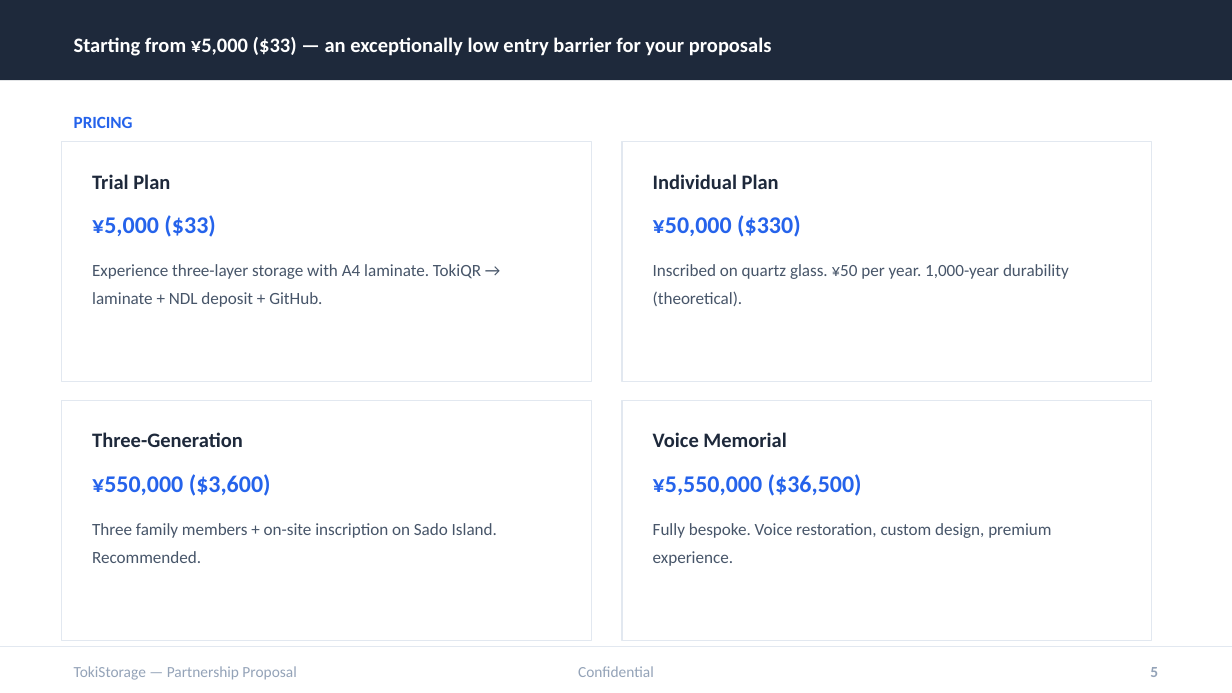
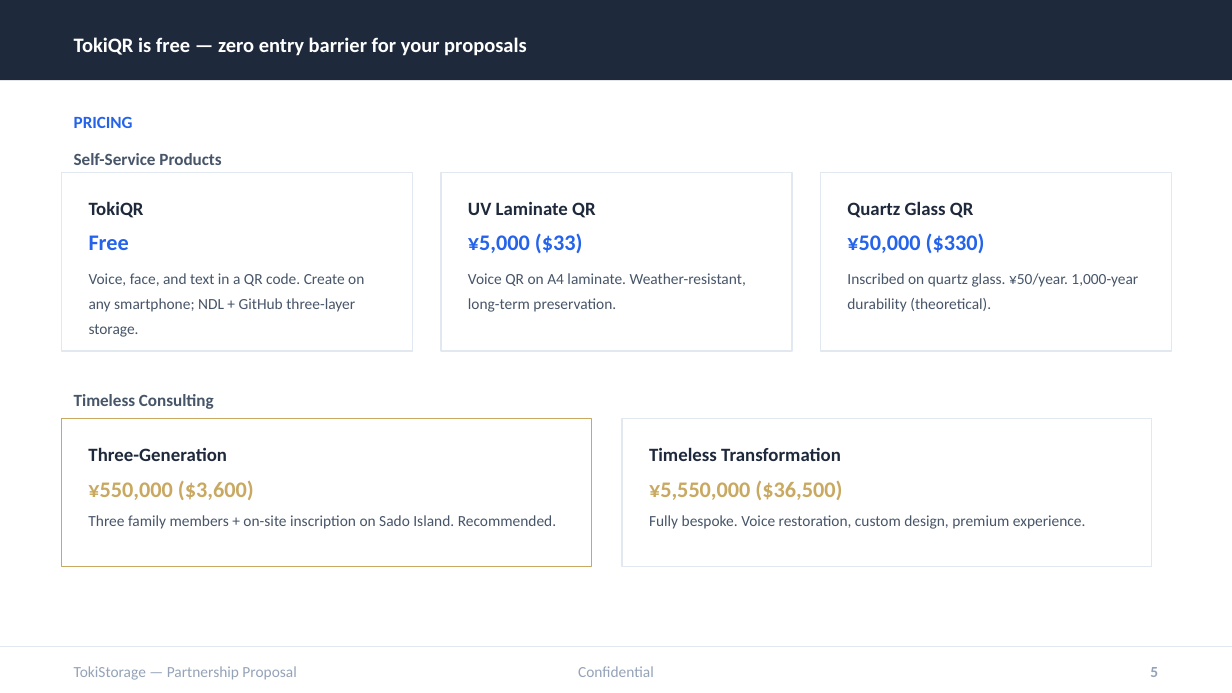
Before and after one commit to tokistorage/lp, a slide deck: slide 5 of tokistorage-partnership-deck-en.pptx. Drawn at 1232x693 pixels with LibreOffice and Linux fonts; fonts in the diff are those of the drawing. Boxes give left, top, right and bottom in pixels: in the first picture for what was removed or moved away, otherwise in the second. Text is boxed around its words. In the diff, an @@ line names an element or a change of style, - is before the commit and + after.

```diff
--- a/tokistorage-partnership-deck-en.pptx
+++ b/tokistorage-partnership-deck-en.pptx
@@ text at bbox=[74, 37, 527, 56]: text changed @@
-Starting from ¥5,000 ($33) — an exceptionally low entry barrier for your proposals
+TokiQR is free — zero entry barrier for your proposals
@@ rectangle: place and size @@
-rectangle at bbox=[62, 142, 591, 382]
+rectangle at bbox=[62, 172, 413, 351]
@@ text added at bbox=[74, 153, 221, 165], 10 pt, text #475569, bold @@
+Self-Service Products
@@ text removed at bbox=[92, 174, 170, 189] @@
-Trial Plan
@@ rectangle added at bbox=[441, 172, 792, 351], fill #FFFFFF, outline #E2E8F0 0.75 pt @@
@@ text removed at bbox=[653, 174, 779, 189] @@
-Individual Plan
@@ rectangle: place and size @@
-rectangle at bbox=[622, 142, 1152, 382]
+rectangle at bbox=[821, 172, 1172, 351]
@@ text added at bbox=[89, 201, 144, 218], 11 pt, text #1E293B, bold @@
+TokiQR
@@ text added at bbox=[468, 202, 596, 218], 11 pt, text #1E293B, bold @@
+UV Laminate QR
@@ text added at bbox=[847, 201, 974, 218], 11 pt, text #1E293B, bold @@
+Quartz Glass QR
@@ text added at bbox=[89, 235, 129, 250], 13 pt, text #2563EB, bold @@
+Free
@@ text "¥5,000 ($33)" at bbox=[468, 233, 583, 253]: size 14 to 13 pt @@
@@ text "¥5,000 ($33)": place and size @@
-text "¥5,000 ($33)" at bbox=[92, 215, 215, 237]
+text "¥5,000 ($33)" at bbox=[468, 233, 583, 253]
@@ text "¥50,000 ($330)": place and size @@
-text "¥50,000 ($330)" at bbox=[653, 215, 801, 237]
+text "¥50,000 ($330)" at bbox=[847, 233, 985, 253]
@@ text "¥50,000 ($330)" at bbox=[847, 233, 985, 253]: size 14 to 13 pt @@
@@ text removed at bbox=[92, 264, 481, 307] @@
-Experience three-layer storage with A4 laminate. TokiQR → laminate + NDL deposit + GitHub.
@@ text added at bbox=[89, 273, 364, 337], 9 pt, text #475569 @@
+Voice, face, and text in a QR code. Create on any smartphone; NDL + GitHub three-layer storage.
@@ text added at bbox=[468, 273, 746, 312], 9 pt, text #475569 @@
+Voice QR on A4 laminate. Weather-resistant, long-term preservation.
@@ text at bbox=[847, 273, 1138, 312]: text changed; size 10 to 9 pt @@
-Inscribed on quartz glass. ¥50 per year. 1,000-year durability (theoretical).
+Inscribed on quartz glass. ¥50/year. 1,000-year durability (theoretical).
@@ rectangle: place and size @@
-rectangle at bbox=[62, 400, 591, 641]
+rectangle at bbox=[62, 419, 591, 567]
@@ rectangle at bbox=[62, 419, 591, 567]: outline #E2E8F0 0.75 pt to #C9A962 0.75 pt @@
@@ text added at bbox=[74, 394, 214, 409], 10 pt, text #475569, bold @@
+Timeless Consulting
@@ rectangle: place and size @@
-rectangle at bbox=[622, 400, 1152, 641]
+rectangle at bbox=[622, 419, 1152, 567]
@@ text "Three-Generation": place and size @@
-text "Three-Generation" at bbox=[92, 432, 243, 447]
+text "Three-Generation" at bbox=[88, 447, 227, 461]
@@ text "Three-Generation" at bbox=[88, 447, 227, 461]: size 12 to 11 pt @@
@@ text added at bbox=[649, 447, 841, 461], 11 pt, text #1E293B, bold @@
+Timeless Transformation
@@ text removed at bbox=[653, 432, 786, 447] @@
-Voice Memorial
@@ text "¥550,000 ($3,600)": place and size @@
-text "¥550,000 ($3,600)" at bbox=[92, 474, 271, 496]
+text "¥550,000 ($3,600)" at bbox=[88, 481, 254, 500]
@@ text "¥550,000 ($3,600)" at bbox=[88, 481, 254, 500]: size 14 to 13 pt, text colour #2563EB to #C9A962 @@
@@ text "¥5,550,000 ($36,500)" at bbox=[649, 480, 842, 500]: size 14 to 13 pt, text colour #2563EB to #C9A962 @@
@@ text "Three family members + on-site ..." at bbox=[88, 515, 556, 529]: size 10 to 9 pt @@
@@ text "Fully bespoke. Voice restoration, custom ..." at bbox=[649, 515, 1086, 529]: size 10 to 9 pt @@
```
Also in this commit, not shown: 2 other slides changed, 6 other files.
